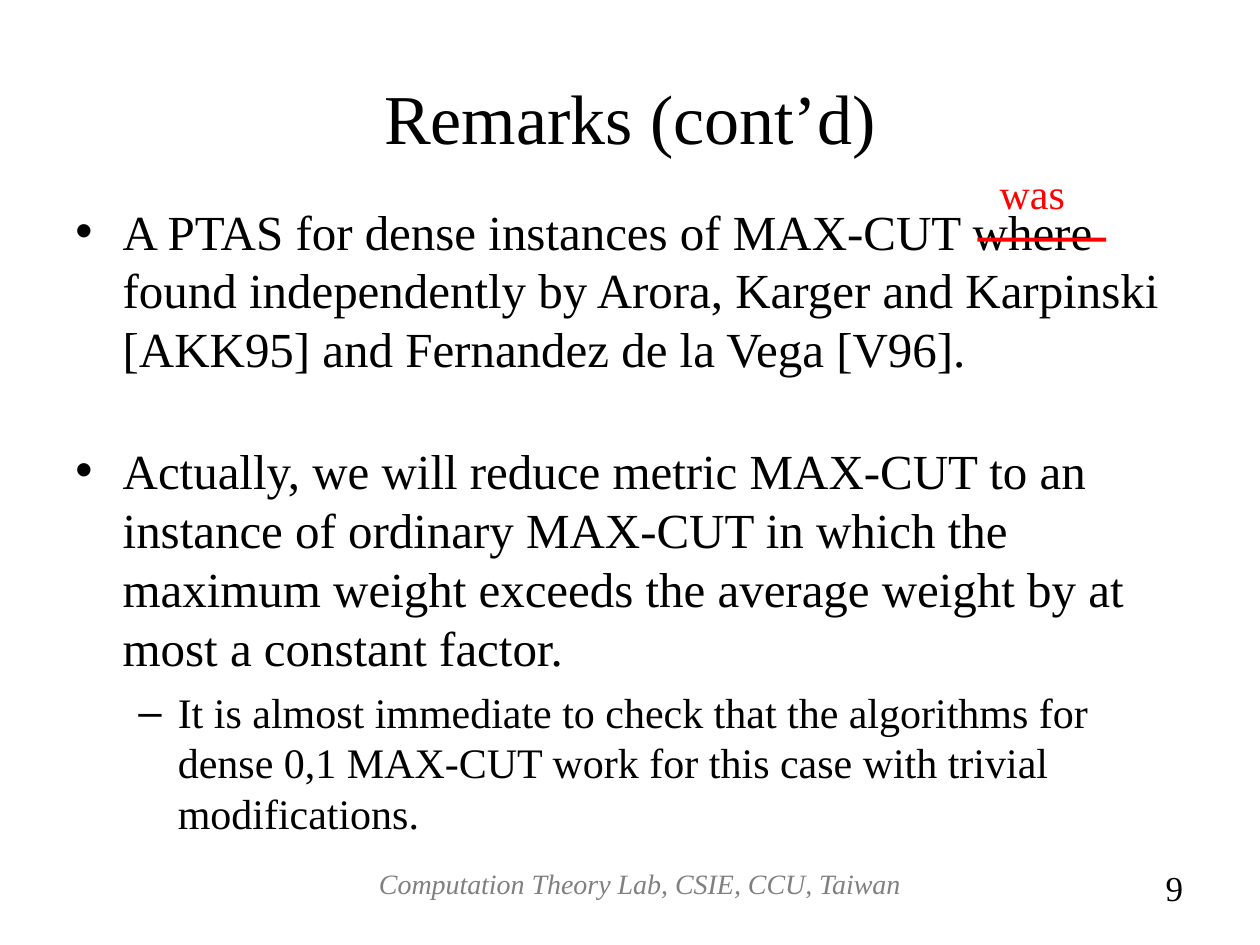
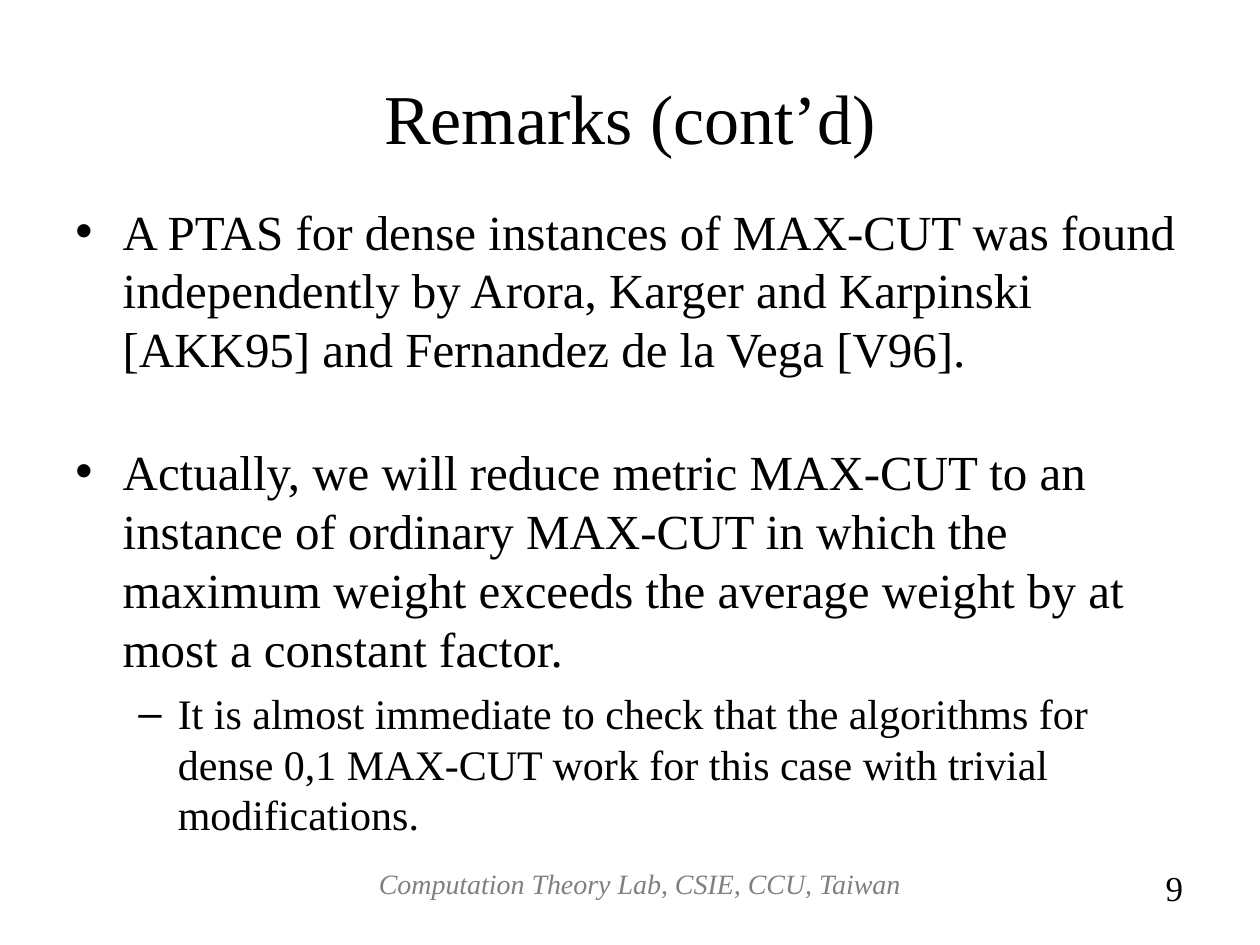
Before and after one commit to josephcclin/josephcclin.github.io, a slide deck: slide 9 of paper/A_Randomized_Approximation_Scheme_for_Metric_MAX-CUT.ppt. Drawn at 1260x945 pixels with LibreOffice and Linux fonts; fonts in the diff are those of the drawing. Boxes give left, top, right and bottom in pixels: in the first picture for what was removed or moved away, otherwise in the second. Text is boxed around its words. In the diff, an @@ line names an element or a change of style, - is before the commit and + after.

```diff
--- a/paper/A_Randomized_Approximation_Scheme_for_Metric_MAX-CUT.ppt
+++ b/paper/A_Randomized_Approximation_Scheme_for_Metric_MAX-CUT.ppt
@@ text removed at [1000, 189, 1065, 218] @@
-was
@@ text at [123, 215, 1175, 377]: text changed @@
-• A PTAS for dense instances of MAX-CUT where found independently by Arora, Karger and Karpinski [AKK95] and Fernandez de la Vega [V96].
+• A PTAS for dense instances of MAX-CUT was found independently by Arora, Karger and Karpinski [AKK95] and Fernandez de la Vega [V96].
@@ line removed from (978, 239) to (1106, 239) @@
```
Also in this commit, not shown: 23 other slides changed, 1 slide added, 1 slide removed, 2 other files.
